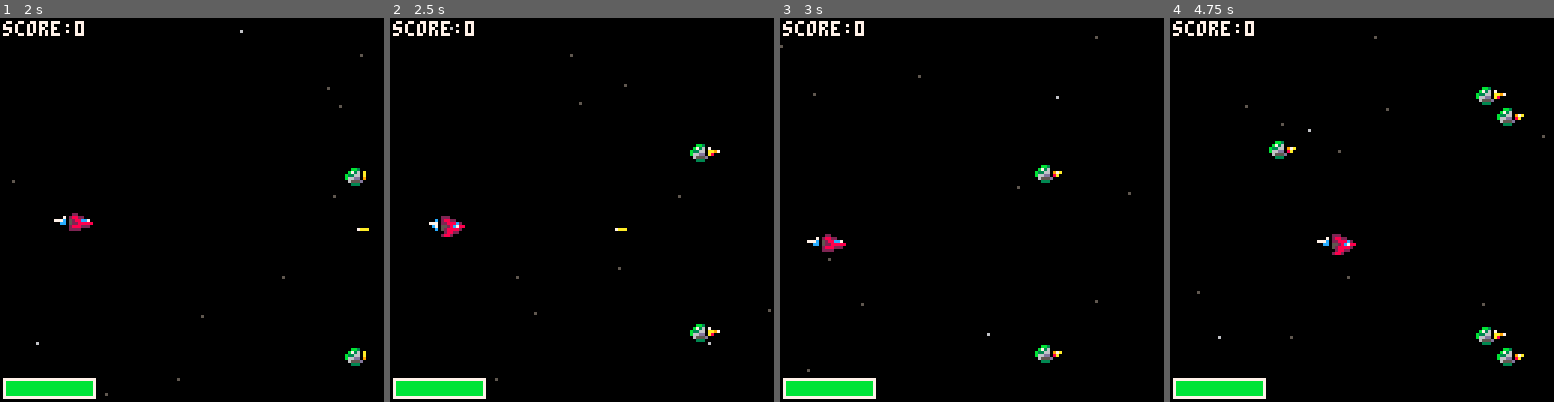
Above: before the commit, frames 1-4 (left to right).
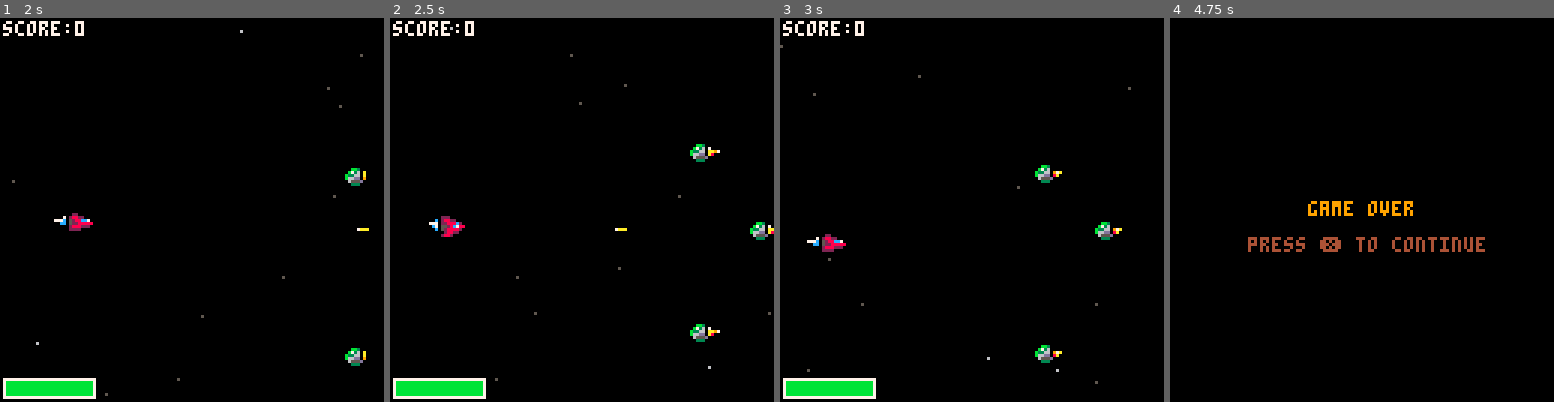
Above: after the commit, the same moments.

Repository: gorkaio/pico8-shmup
Game: PICO-8 cartridge shmup.p8
Two runs of this game, one before a commit and one after it. Both use one fixed random seed, a clock stepped at 60 frames per second and the inputs below.
Inputs:
- Up to frame 1 (2 s): tap O (Z key) at 0.33, 0.7, 1.43 s; tap X (X key) at 1.07 s; hold Left from 1.97 s (still down)
- Up to frame 2 (2.5 s): tap X (X key) at 2.07, 2.4 s; tap O (Z key) at 2.22 s; release Left at 2.37 s; hold Down from 2.42 s (still down)
- Up to frame 3 (3 s): tap X (X key) at 2.73 s; release Down at 2.82 s; hold Right from 2.87 s (still down)
- Up to frame 4 (4.75 s): tap X (X key) every 0.33 s from 3.07 to 4.73 s; tap O (Z key) at 3.1, 3.98 s; release Right at 3.53 s; hold Up 3.58-4.08 s; hold Right 4.13-4.53 s; hold Down from 4.58 s (still down)

Frame 1 is identical in both runs. In frame 2, 0.2% of the frame differs, in the area x 82-100%, y 53-92%; in frame 3, 0.2%; in frame 4, 4.4%, in the area x 0-98%, y 0-100%.

Commit message:
Fix random enemy explosions

Diff:
--- a/shmup.p8
+++ b/shmup.p8
@@ -124,7 +124,6 @@
 			update=function(this)
 				for i=#this.smokes,1,-1 do
 					this.smokes[i].size-=1
-					printh(this.smokes[i].size)
 					if (this.smokes[i].size<1) deli(this.smokes,i)
 				end
 				for i=#this.flares,1,-1 do
@@ -256,7 +255,7 @@
 		box={x=2,y=5,w=4,h=1},
 		update=function(this)
 			this.pos.x+=this.spd.x
-			if (this.pos.x>127) del(entities,this)
+			if (this.pos.x>127) this:remove()
 		end,
 		draw=function(this)
 			spr(7,this.pos.x,this.pos.y)
@@ -357,12 +356,12 @@
 		local shot={
 			pos={x=x,y=y},
 			spd={x=-5,y=0},
-			box={x=3,y=4,w=4,h=2},
+			box={x=3,y=4,w=5,h=3},
 			anim=anim({20,21},1),
 			update=function(this)
 				this.anim:update()
 				this.pos.x+=this.spd.x
-				if (this.pos.x<0) del(entities,this)
+				if (this.pos.x+this.box.x+this.box.w<0) this:remove()
 			end,
 			draw=function(this)
 				spr(this.anim:current(),this.pos.x,this.pos.y)
Not shown, changed: 130 lines of the sprite sheet (__gfx__) section of shmup.p8
Not shown, changed: the thumbnail (__label__) section of shmup.p8
